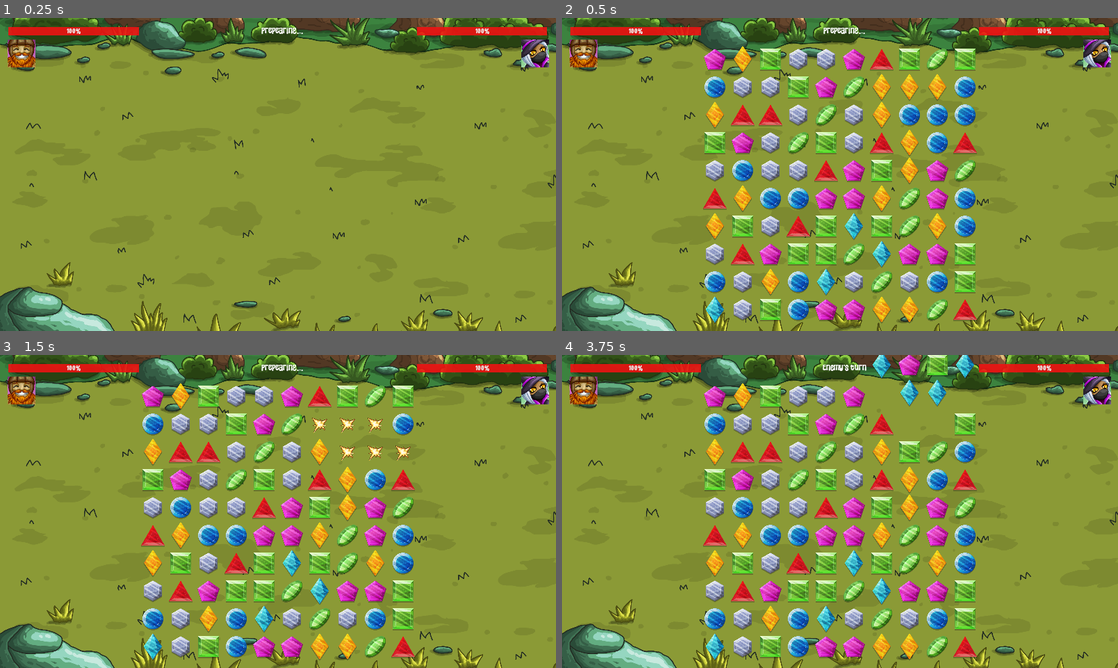
Above: before the commit, frames 1-4 (two rows, left to right).
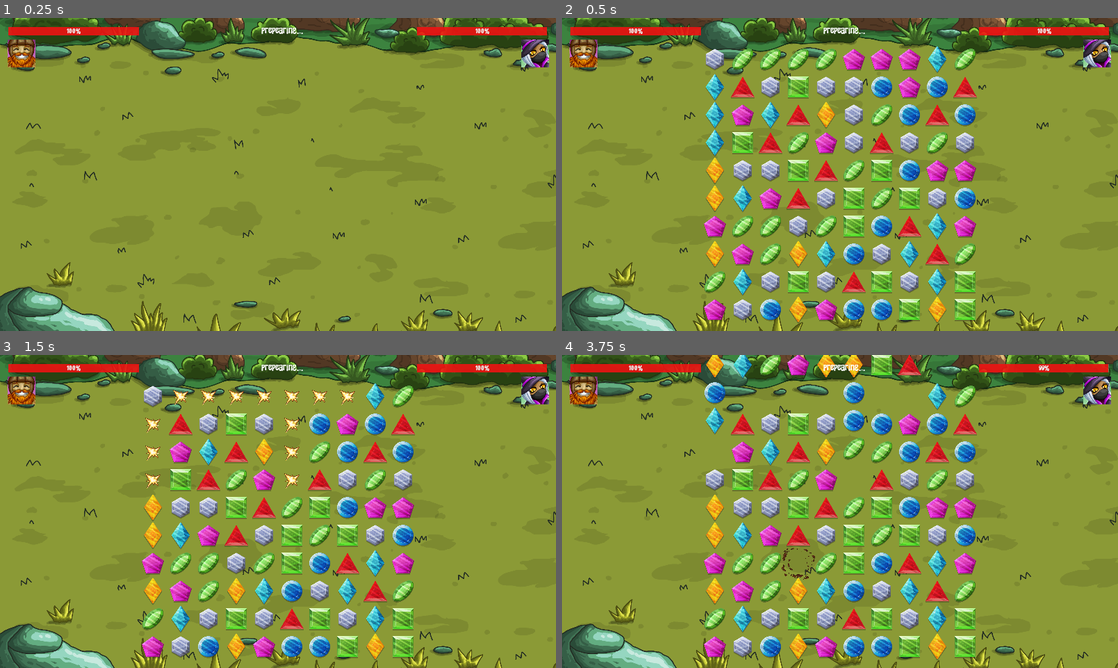
Above: after the commit, the same moments.

Repository: yakushev85/CrystalBattle
Game: Godot game, scene res://src/MainBattle.tscn
Same seed, same stepped clock (60 frames per second), same inputs: the game is played once before the commit and once after it. Before the commit the project starts from res://src/main.tscn.
Inputs (mouse positions are in pixels of both pictures, inside the frame that each line leads up to):
- Up to frame 1 (0.25 s): no input
- Up to frame 2 (0.5 s): no input
- Up to frame 3 (1.5 s): move the mouse to (400, 495) at 0.52 s; click (400, 495) at 0.67 s; tap Enter at 1.25 s; move the mouse to (166, 527) at 1.27 s; click (166, 527) at 1.42 s
- Up to frame 4 (3.75 s): move the mouse to (895, 442) at 2.02 s; click (895, 442) at 2.17 s; move the mouse to (812, 574) at 2.77 s; click (812, 574) at 2.92 s; move the mouse to (1006, 558) at 3.52 s; click (1006, 558) at 3.67 s

Frame 1 is identical in both runs. In frame 2, 18% of the frame differs, in the area x 25-75%, y 8-98%; in frame 3, 19%; in frame 4, 20%, in the area x 25-99%, y 0-98%.

Commit message:
refactor

Diff:
--- a/project.godot
+++ b/project.godot
@@ -11,7 +11,7 @@
 [application]
 
 config/name="CrystalBattle"
-run/main_scene="res://src/main.tscn"
+run/main_scene="res://src/MainBattle.tscn"
 config/icon="res://icon.png"
 
 [display]
--- a/src/main.tscn
+++ b/src/MainBattle.tscn
@@ -1,7 +1,7 @@
 [gd_scene load_steps=7 format=2]
 
 [ext_resource path="res://src/objects/item.tscn" type="PackedScene" id=1]
-[ext_resource path="res://src/main.gd" type="Script" id=2]
+[ext_resource path="res://src/MainBattle.gd" type="Script" id=2]
 [ext_resource path="res://src/objects/ui/Avatar.tscn" type="PackedScene" id=3]
 [ext_resource path="res://src/objects/ui/HealthBar.tscn" type="PackedScene" id=4]
 [ext_resource path="res://assets/fonts/WigglyCurvesRegular.ttf" type="DynamicFontData" id=5]
@@ -10,7 +10,7 @@
 size = 20
 font_data = ExtResource( 5 )
 
-[node name="Main" type="Node2D"]
+[node name="MainBattle" type="Node2D"]
 script = ExtResource( 2 )
 item_scene = ExtResource( 1 )
 background_type = 4
Renamed: src/main.gd -> src/MainBattle.gd
